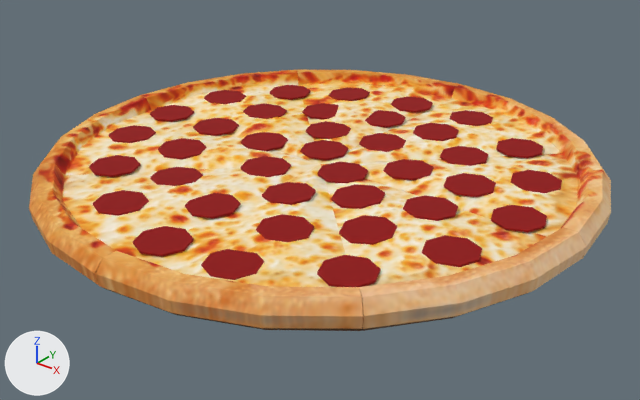
An edit to the glTF model models/Pizza.glb, drawn before and after from the same camera.
The view is the same before and after, from a 50 mm lens placed at (4.85, -6.07, 3.43), pointed at (0.08, -0.11, -0.27). Every picture has the same lights, and +X, +Y and +Z are marked at lower left. The first picture is the older version. Vertices at exactly the same position are counted once.

Names of what the first picture shows: 'Node'.
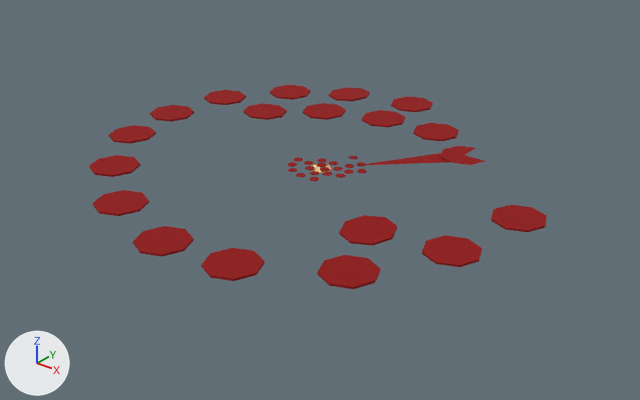
What differs and where, as boxes (x1, y1, x2, y2) in the pictures (640 x 400 px; the box of a moved part takes in the faces that stretch with it):
'Node', reshaped (21% narrower, 22% shorter): before (29, 69, 611, 331); after (89, 85, 547, 289)
part 1 of me_node_mesh, moved or reshaped: before (29, 69, 611, 331); after (310, 164, 332, 173)
part 2 of me_node_mesh, moved or reshaped: before (317, 162, 368, 183); after (357, 169, 366, 173)
part 3 of me_node_mesh, moved or reshaped: before (300, 140, 349, 160); after (349, 156, 358, 159)
part 4 of me_node_mesh, moved or reshaped: before (331, 184, 385, 209); after (323, 172, 332, 176)
part 5 of me_node_mesh, moved or reshaped: before (383, 159, 434, 180); after (333, 167, 343, 171)
part 6 of me_node_mesh, moved or reshaped: before (262, 182, 316, 205); after (310, 171, 320, 175)
part 7 of me_node_mesh, moved or reshaped: before (240, 156, 291, 177); after (288, 168, 297, 172)
part 8 of me_node_mesh, moved or reshaped: before (158, 138, 207, 159); after (287, 162, 297, 167)
part 9 of me_node_mesh, moved or reshaped: before (256, 214, 314, 242); after (309, 177, 319, 181)
part 10 of me_node_mesh, moved or reshaped: before (403, 195, 458, 221); after (335, 174, 346, 178)
part 11 of me_node_mesh, deleted (red): before (151, 110, 562, 219)
part 12 of me_node_mesh, moved or reshaped: before (440, 148, 488, 166); after (345, 153, 449, 168)

What the commit changed:
me_node_mesh is used by ob_node; location (0.0, 0.0, 0.0).
me_node_mesh had 1159 vertices, 2192 faces and spanned x -2.67..2.67, y -2.67..2.67, z -0.13..0.17.
me_node_mesh now has 1166 vertices, 2192 faces and spans x -2.32..2.27, y -2.25..2.12, z -0.01..0.11.
me_node_mesh part 1: the loose piece of 475 vertices spanning x -2.67..2.67, y -2.67..2.67, z -0.13..0.17 is scaled about the mesh origin by 0.04.
me_node_mesh part 2: the loose piece of 18 vertices spanning x 0.09..0.56, y -0.31..0.16, z 0.07..0.08 is scaled about its middle by 0.2, then moved by (0.04, 0.24, -0.06).
me_node_mesh part 3: the loose piece of 18 vertices spanning x -0.38..0.09, y 0.01..0.48, z 0.07..0.08 is scaled about its middle by 0.2, then moved by (0.26, 0.13, -0.06).
me_node_mesh part 4: the loose piece of 18 vertices spanning x 0.51..0.98, y -0.64..-0.17, z 0.05..0.1 is scaled about the mesh origin by 0.2.
me_node_mesh part 5: the loose piece of 18 vertices spanning x 0.53..1.01, y 0.11..0.59, z 0.06..0.1 is scaled about the mesh origin by 0.2.
me_node_mesh part 6: the loose piece of 18 vertices spanning x 0.0..0.47, y -0.97..-0.5, z 0.06..0.1 is scaled about the mesh origin by 0.2.
me_node_mesh part 7: the loose piece of 18 vertices spanning x -0.56..-0.08, y -0.66..-0.18, z 0.07..0.08 is scaled about its middle by 0.2, then moved by (0.16, 0.2, -0.06).
me_node_mesh part 8: the loose piece of 18 vertices spanning x -1.47..-1.0, y -0.86..-0.39, z 0.07..0.1 is scaled about the mesh origin by 0.2.
me_node_mesh part 9: the loose piece of 18 vertices spanning x 0.41..0.89, y -1.51..-1.03, z 0.07..0.1 is scaled about the mesh origin by 0.2.
me_node_mesh part 10: the loose piece of 18 vertices spanning x 1.13..1.61, y -0.46..0.02, z 0.07..0.11 is scaled about the mesh origin by 0.2.
me_node_mesh part 11: 10 loose pieces with 180 vertices, spanning x -1.66..2.06, y -1.55..2.13, z 0.05..0.1, are deleted.
me_node_mesh part 12: 10 vertices removed from x 0.76..1.24, y 0.73..1.2, z 0.07..0.08; 17 vertices added at x 0.15..0.25, y 0.15..0.24, z 0.01..0.02.
Other edits to the shape of me_node_mesh do not show in these pictures.
